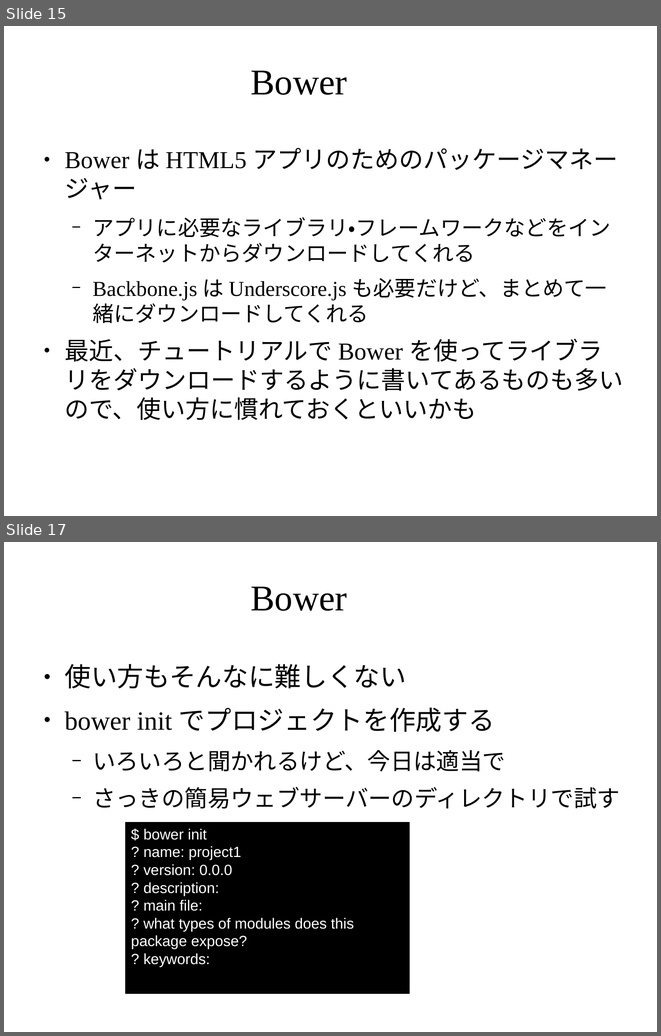
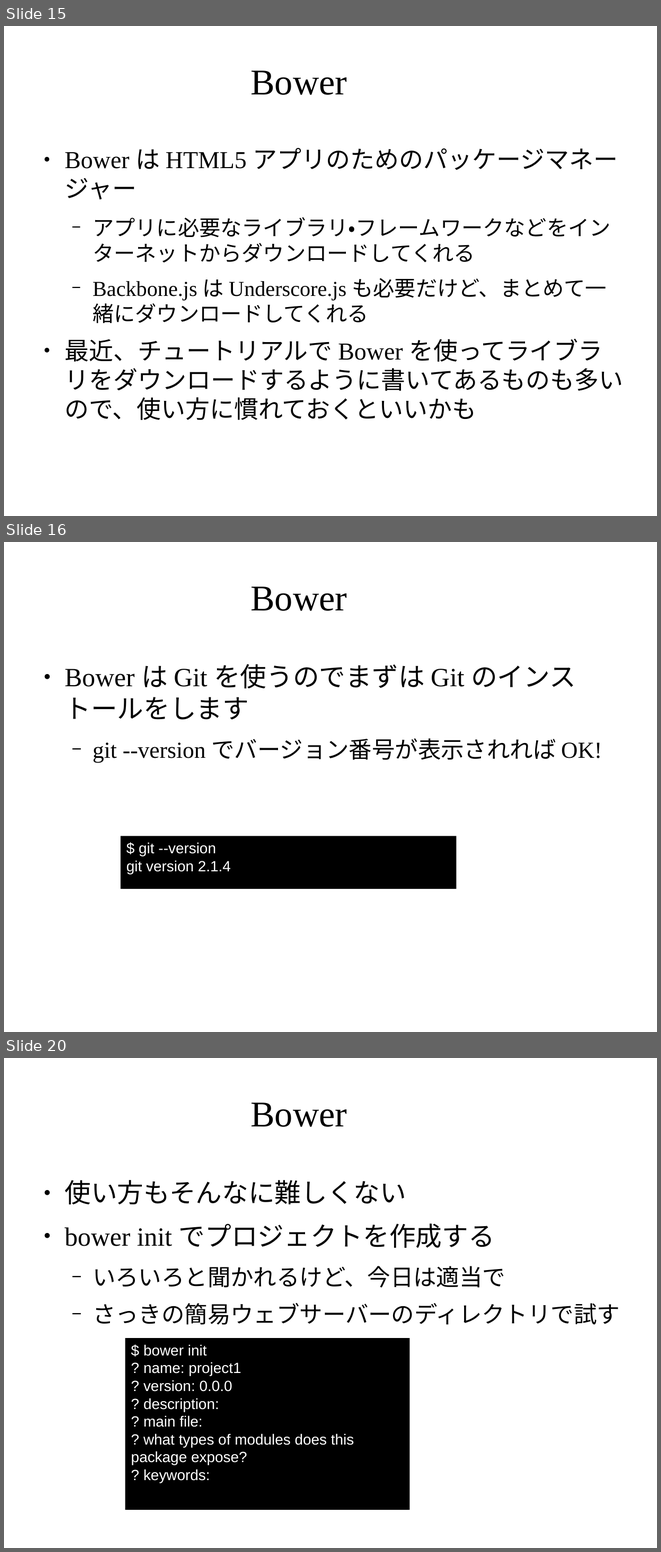
Before and after one commit to masakura/slides, a slide deck: html5jk#1/slide3.odp. Shown one above the other, each under a label of ours: slides 15 and 17 before the commit, slides 15, 16 and 20 after it; the slides between them are not shown. The pictures are 661x1036 and 661x1552 pixels, drawn with LibreOffice and Linux fonts; fonts in the diff are those of the drawing; background and template pictures are left out. Boxes give left, top, right and bottom in pixels: in the first picture for what was removed or moved away, otherwise in the second. Text is boxed around its words. In the diff, an @@ line names an element or a change of style, - is before the commit and + after.

```diff
--- a/html5jk#1/slide3.odp
+++ b/html5jk#1/slide3.odp
@@ slide 16 added at (x1=4, y1=542, x2=657, y2=1032), background picture (left out) @@
@@ title added at (x1=250, y1=587, x2=347, y2=611), 44 pt, text #000000 @@
+Bower
@@ text added at (x1=64, y1=664, x2=602, y2=762), 32 pt, text #000000 @@
+● Bower は Git を使うのでまずは Git のインストールをします
+  − git --version でバージョン番号が表示されれば OK!
@@ rectangle added at (x1=121, y1=836, x2=457, y2=889), fill #000000, 18 pt, text #FFFFFF @@
+$ git --version
+git version 2.1.4
@@ what was slide 17 is now slide 20 @@
```
Also in this commit, not shown: 2 slides changed, 2 other slides added, 1 other file.
